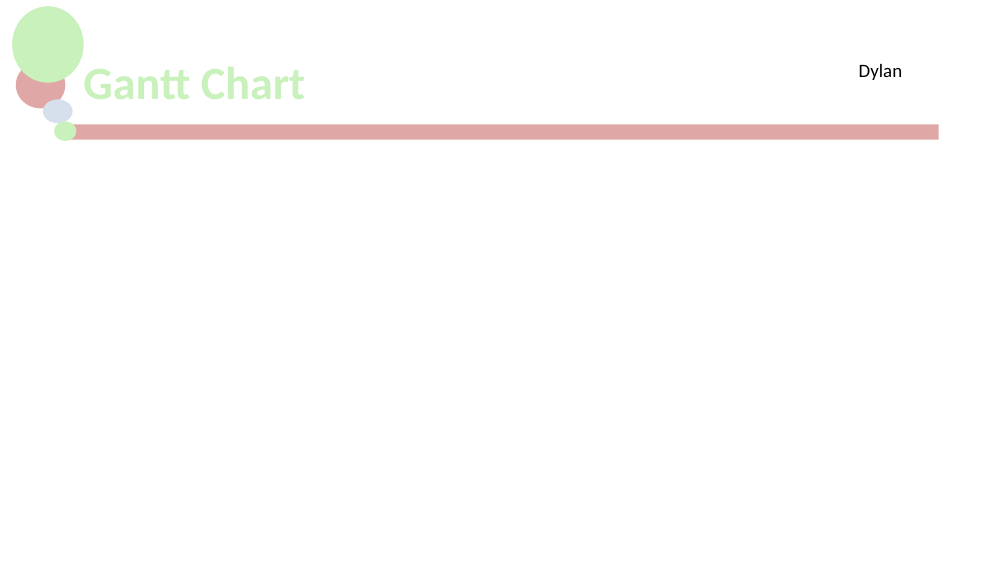
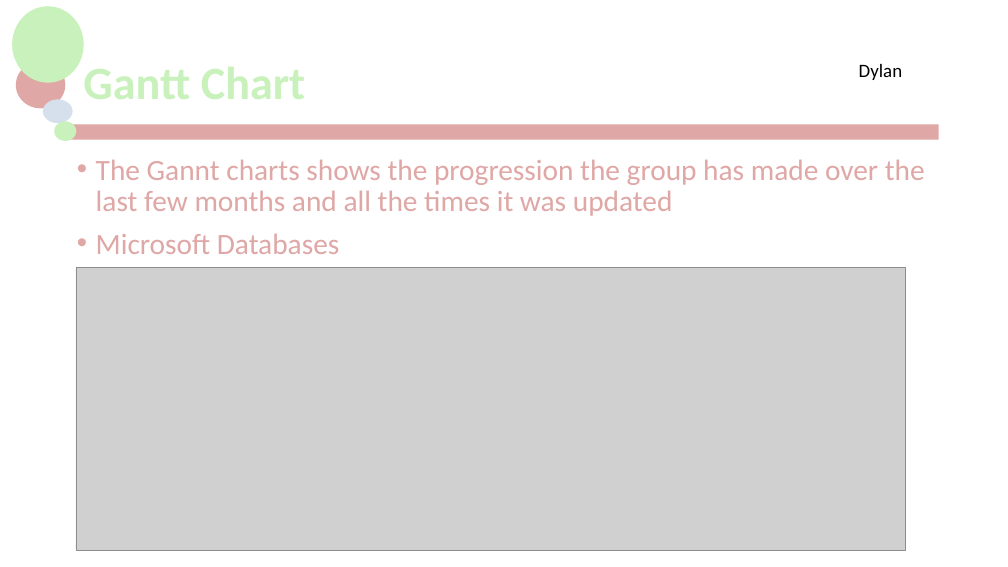
Before and after one commit to jackG97/Project, a slide deck: slide 4 of MCTV Limited.pptx. Drawn at 1008x567 pixels with LibreOffice and Linux fonts; fonts in the diff are those of the drawing; grey boxes stand for pictures; background and template pictures are left out. Boxes give left, top, right and bottom in pixels: in the first picture for what was removed or moved away, otherwise in the second. Text is boxed around its words. In the diff, an @@ line names an element or a change of style, - is before the commit and + after.

Commit message:
added Gantt chart to presentation

```diff
--- a/MCTV Limited.pptx
+++ b/MCTV Limited.pptx
@@ text added at bbox=[96, 160, 925, 254], 28 pt, text #DFA7A5 @@
+• The Gannt charts shows the progression the group has made over the last few months and all the times it was updated
+• Microsoft Databases
@@ picture added at bbox=[76, 268, 905, 551] @@
```
Also in this commit, not shown: 4 other slides changed, 4 slides added, 1 other file.
